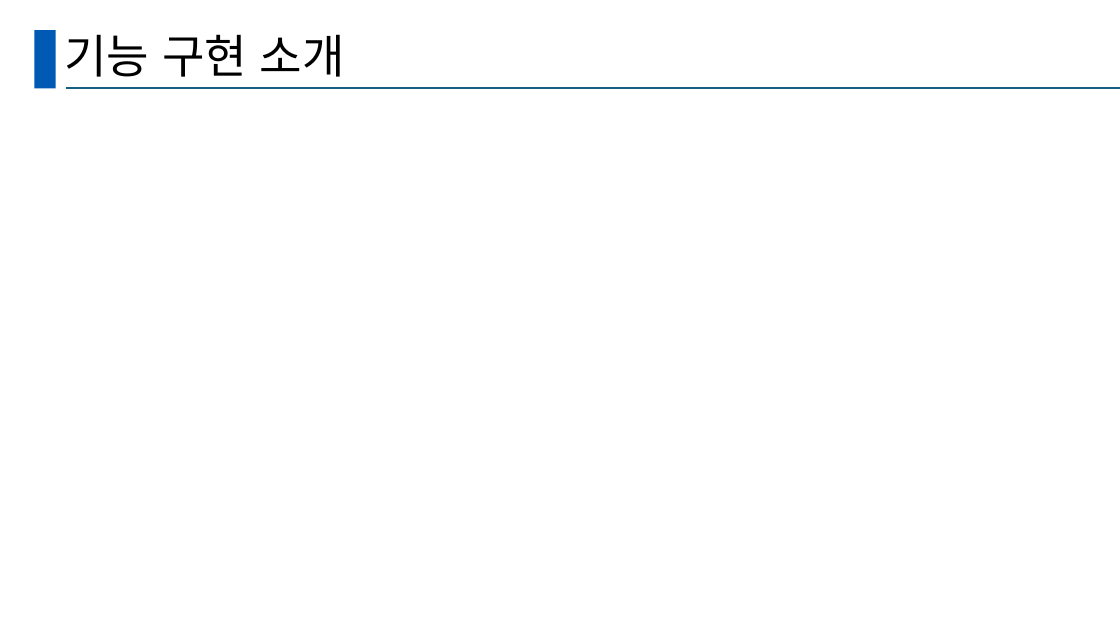
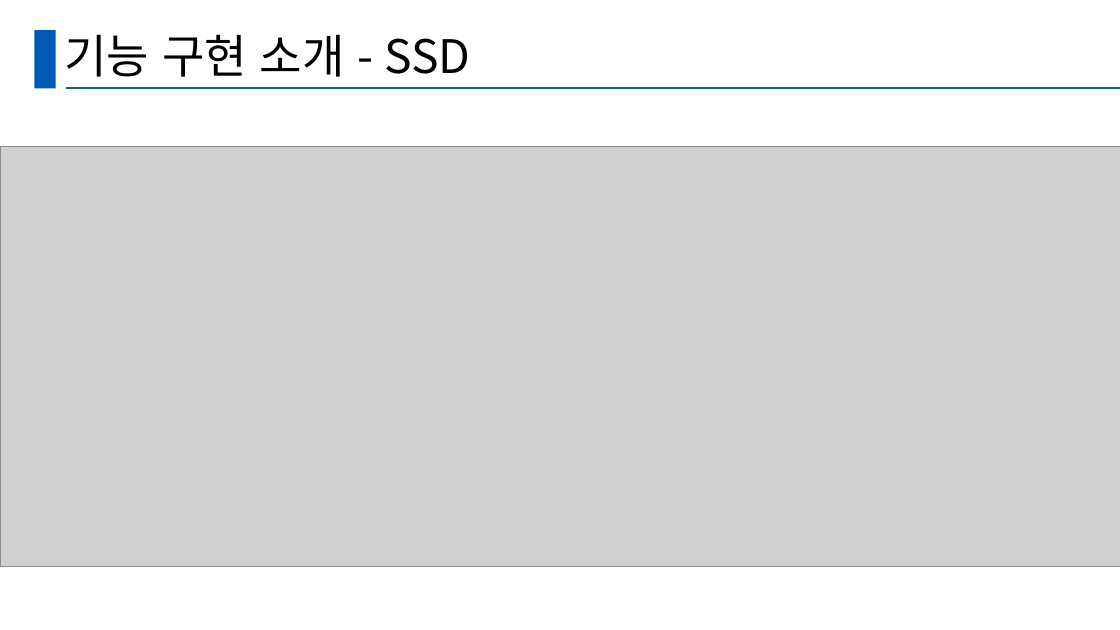
Before and after one commit to hobism3/SSD_A-Teuk, a slide deck: slide 4 of CRA_A-teuk.pptx. Drawn at 1120x630 pixels with LibreOffice and Linux fonts; fonts in the diff are those of the drawing; grey boxes stand for pictures. Boxes give left, top, right and bottom in pixels: in the first picture for what was removed or moved away, otherwise in the second. Text is boxed around its words. In the diff, an @@ line names an element or a change of style, - is before the commit and + after.

```diff
--- a/CRA_A-teuk.pptx
+++ b/CRA_A-teuk.pptx
@@ title at (64, 34, 470, 77): text changed @@
-기능 구현 소개
+기능 구현 소개 - SSD
@@ picture added at (0, 146, 1120, 566) @@
```
Also in this commit, not shown: 7 other slides changed, 25 slides added, 3 slides removed.
